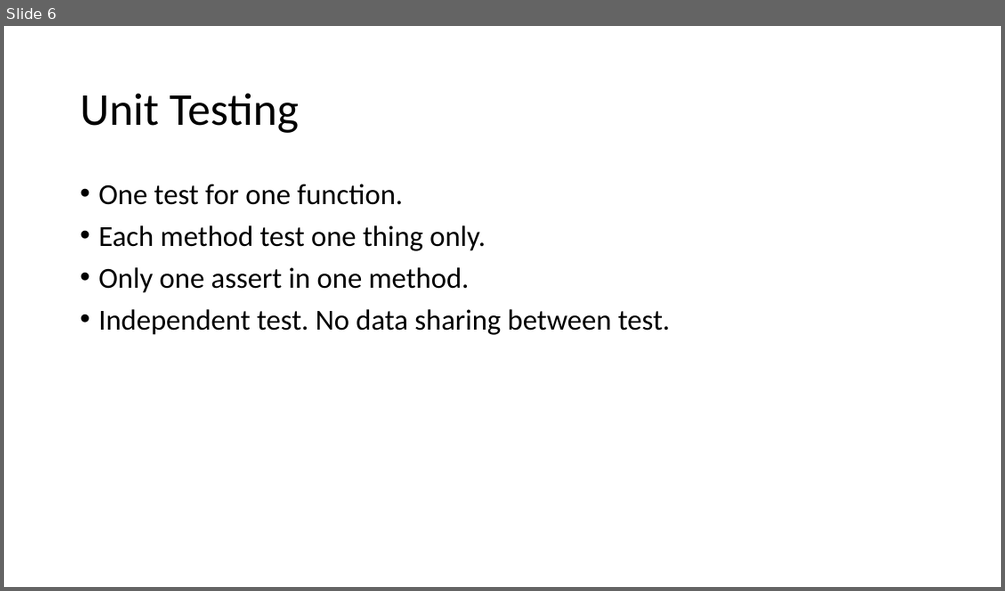
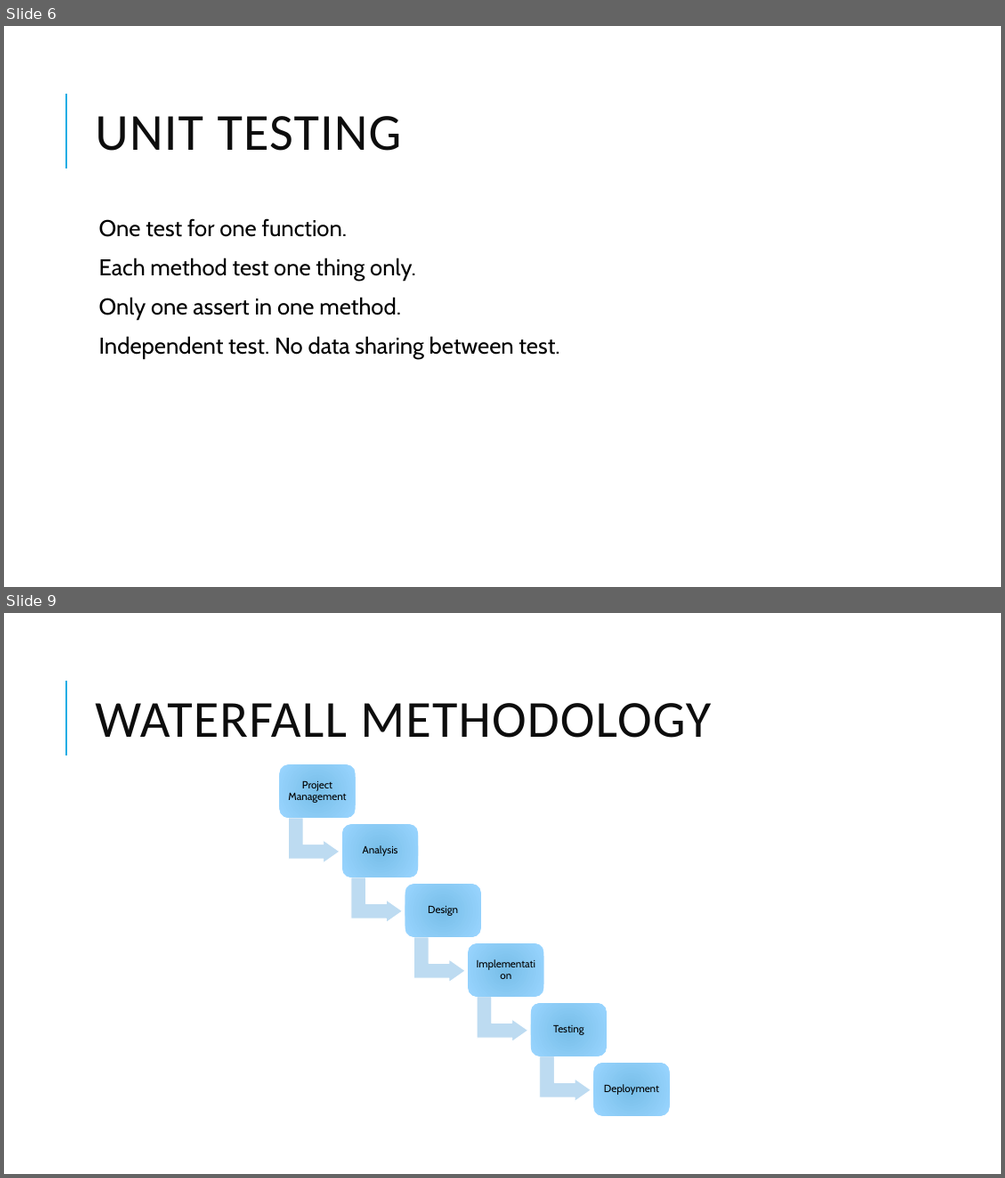
Before and after one commit to admondtamang/e-commerce-cp, a slide deck: E-commerce site.pptx. Shown one above the other, each under a label of ours: slide 6 before the commit, slides 6 and 9 after it; the slides between them are not shown. The pictures are 1005x591 and 1005x1178 pixels, drawn with LibreOffice and Linux fonts; fonts in the diff are those of the drawing. Boxes give left, top, right and bottom in pixels: in the first picture for what was removed or moved away, otherwise in the second. Text is boxed around its words. In the diff, an @@ line names an element or a change of style, - is before the commit and + after.

```diff
--- a/E-commerce site.pptx
+++ b/E-commerce site.pptx
@@ slide 9 added at [4,613,1001,1174], background #FFFFFF; not listed: 1 template element that a slide beside it also shows @@
@@ title added at [95,703,711,738], 50 pt, text #0D0D0D @@
+WATERFALL METHODOLOGY
@@ group added at [279,765,670,1116]: 6 rounded rectangles, 6 texts, 5 bent up arrows @@
+Project Management
+Analysis
+Design
+Implementation
+Testing
+Deployment
@@ slide 6 changed as well @@
@@ line added from (66, 168) to (66, 94), #1CADE4 1.5 pt @@
@@ title at [95,116,402,151]: text changed; size 44 to 50 pt; text colour #000000 to #0D0D0D @@
-Unit Testing
+UNIT TESTING
@@ text "One test for one function.": place and size @@
-text "One test for one function." at [98,184,670,335]
+text "One test for one function." at [99,218,559,359]
@@ text "One test for one function." at [99,218,559,359]: size 28 to 22 pt, font Calibri to Cabin; bullet • to  ; more space between paragraphs @@
```
Also in this commit, not shown: 6 other slides changed, 7 other slides added, 43 other files.
